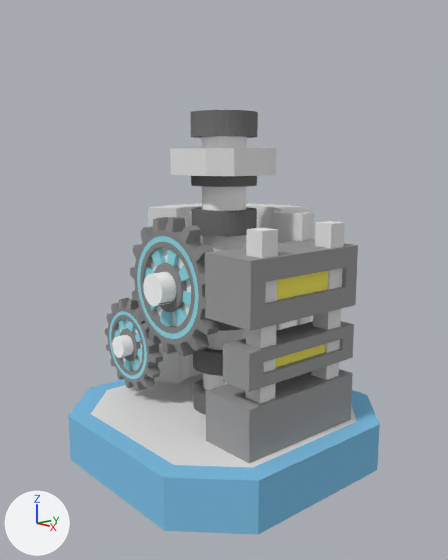
The Blender file Assets/Prefabs/Buildings/Not Final/mine_1.blend, before and after one commit.
One viewpoint serves both versions: a camera (50 mm lens) standing at (8.56, -7.45, 5.12) and looking at (0.07, -0.06, 2.92). Arrows for +X, +Y and +Z are at lower left; the lights stay in place.
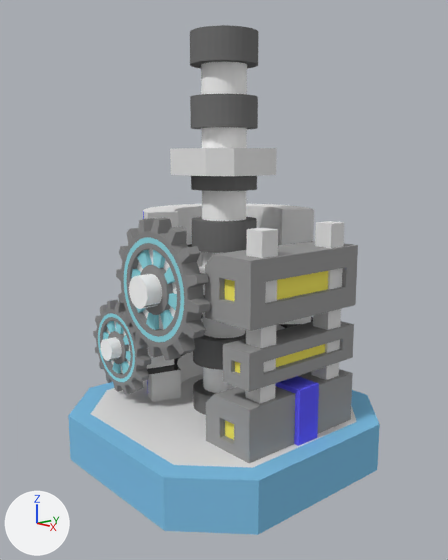
Where the newer file only moved an object's origin or applied its transform, the numbers keep the older frame.

Boxes [x1, y1, x2, y2] around the edits, measured in the pictures (448 x 560 px):
'Cube.002', reshaped, moved, rescaled
    both: [205, 221, 358, 463]
'Cylinder', mesh rescaled (28% taller)
    before: [191, 110, 258, 415]
    after: [190, 25, 258, 415]
'Cylinder.001', mesh moved
    before: [130, 217, 220, 357]
    after: [116, 218, 210, 360]
'Circle', reshaped, moved, rescaled
    before: [148, 204, 314, 384]
    after: [143, 204, 314, 402]
'Cylinder.002', mesh moved
    before: [105, 298, 163, 391]
    after: [93, 300, 203, 394]
part 2 of me_cube_002, added
    after: [206, 369, 353, 463]
part 3 of me_cube_002, added
    after: [205, 241, 358, 331]
part 4 of me_cube_002, added
    after: [223, 321, 354, 392]

The change, as a list of edits to the scene's bpy script:
```text
Add mat_wallbands1:
    mat_wallbands1 = diffuse_material('WallBands1')
    mat_wallbands1.base_color = (0.13, 0.116, 1.0)  # blue #6560ff
Add mat_material_001:
    mat_material_001 = diffuse_material('Material.001')
    mat_material_001.base_color = (0.8, 0.8, 0.8)  # white #e7e7e7
Add mat_wallborders:
    mat_wallborders = diffuse_material('WallBorders')
    mat_wallborders.base_color = (0.0784, 0.0784, 0.0784)  # dark grey #4f4f4f
Change me_cylinder_002:
    where me_cylinder_002.from_pydata(...)  # 528 vertices, 468 faces; spans x -1.2..1.2, y -1.2..1.2, z -2.8..22.9
    used by ob_cylinder_002; location = (-1.45, -1.11, 1.55); rotation_euler = (4.712, 0.0, 0.0), in degrees (270, 0, 0); scale = (0.743, 0.743, 0.119)
    me_cylinder_002 part 1: the whole mesh is moved by (0.0, 0.0, -2.2)
Change me_cube_002:
    used by ob_cube_002; location = (1.51, 0.02, 0.8); scale = (0.532, 1.27, 0.532)
    remove me_cube_002.from_pydata(...)  # 104 vertices, 94 faces; spans x -1.0..1.0, y -1.0..1.0, z -1.0..6.12
    add me_cube_002.from_pydata(...)  # 258 vertices, 246 faces; spans x 0.89..2.13, y -1.25..1.29, z 0.18..4.05
    me_cube_002 part 2: a new loose piece of 94 vertices spanning x 0.89..2.13, y -1.25..1.29, z 0.18..1.41
    me_cube_002 part 3: a new loose piece of 76 vertices spanning x 0.98..2.04, y -1.25..1.29, z 2.59..3.65
    me_cube_002 part 4: a new loose piece of 72 vertices spanning x 1.41..2.02, y -1.25..1.29, z 1.62..2.23
    add me_cube_002.materials.append(mat_wallbands1)  # blue #6560ff
Change me_circle:
    used by ob_circle; location = (-0.6, 0.63, 0.24); scale = (1.68, 1.68, 2.19)
    remove me_circle.from_pydata(...)  # 76 vertices, 56 faces; spans x -1.0..0.98, y -0.56..1.0, z 0.0..1.78
    add me_circle.from_pydata(...)  # 532 vertices, 512 faces; spans x -2.46..0.57, y -1.18..2.52, z 0.24..4.14
    me_circle part 5: 76 vertices removed from x -1.0..0.98, y -0.56..1.0, z 0.0..1.78; 532 vertices added at x -2.46..0.57, y -1.18..2.52, z 0.24..4.14
    add me_circle.materials.append(mat_material_001)  # white #e7e7e7
    add me_circle.materials.append(mat_wallborders)  # dark grey #4f4f4f
    add me_circle.materials.append(mat_wallbands1)  # blue #6560ff
Change me_cylinder_001:
    where me_cylinder_001.from_pydata(...)  # 594 vertices, 534 faces; spans x -1.2..1.2, y -1.2..1.2, z -2.8..17.1
    used by ob_cylinder_001; location = (-0.07, -1.11, 2.92); rotation_euler = (4.712, 0.0, 0.0), in degrees (270, 0, 0); scale = (1.0, 1.0, 0.16)
    me_cylinder_001 part 6: the whole mesh is moved by (0.0, 0.0, -1.8)
Change me_cylinder:
    where me_cylinder.from_pydata(...)  # 832 vertices, 802 faces; spans x -1.0..1.0, y -1.0..1.0, z -1.0..1.0
    used by ob_cylinder; location = (0.0, 0.0, 3.16); scale = (0.593, 0.593, 2.76)
    me_cylinder part 7: the whole mesh is scaled about its middle by (1, 1, 1.26), then moved by (0.0, 0.0, 0.22)
Change ob_cube_002:
    ob_cube_002.scale: (0.532, 1.27, 0.532) -> (1.0, 1.0, 1.0)
    ob_cube_002.location: (1.51, 0.02, 0.8) -> (0.0, 0.0, 0.0)
Change ob_circle:
    ob_circle.scale: (1.68, 1.68, 2.19) -> (1.0, 1.0, 1.0)
    ob_circle.location: (-0.6, 0.63, 0.24) -> (0.0, 0.0, 0.0)
```
